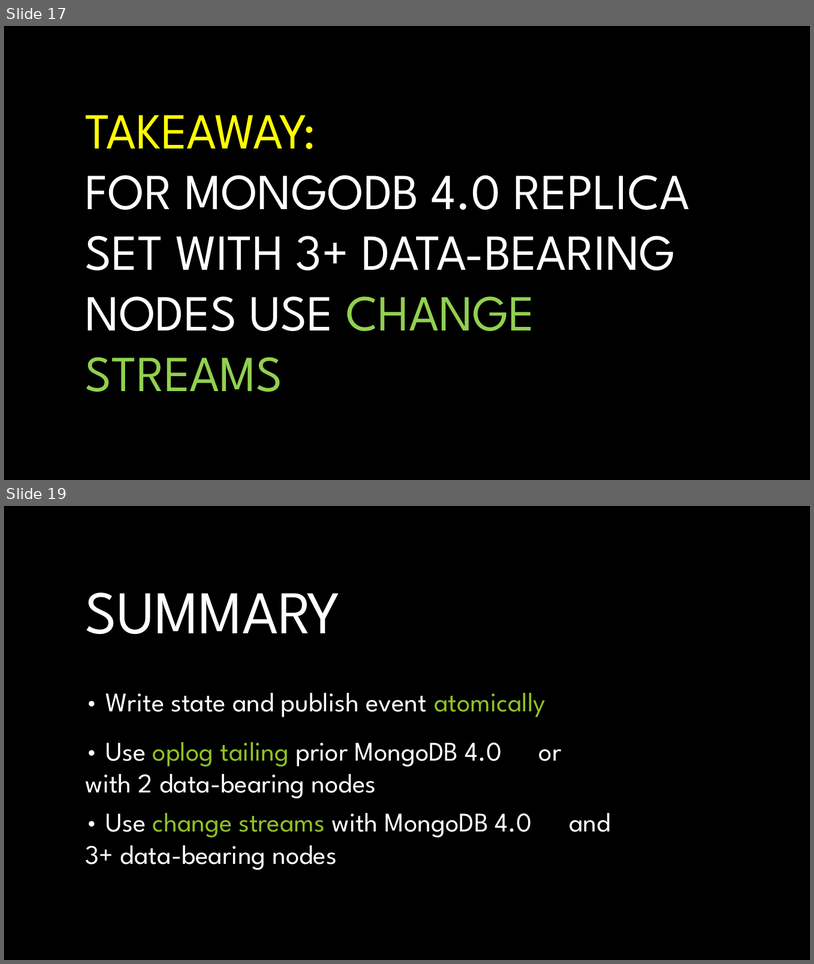
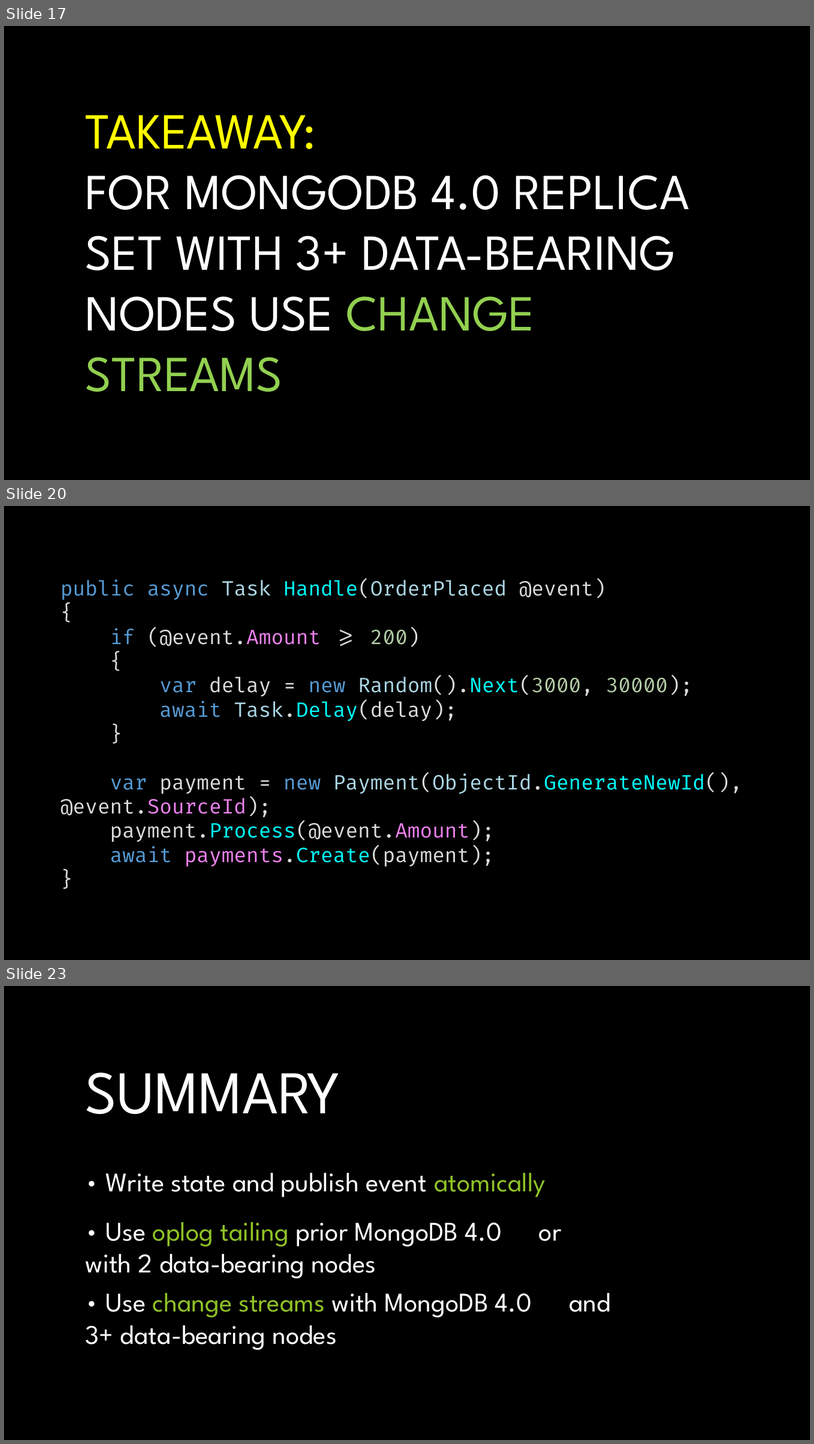
Before and after one commit to andrii-litvinov/event-driven-mongodb, a slide deck: t18-event-mongodb.pptx. Shown one above the other, each under a label of ours: slides 17 and 19 before the commit, slides 17, 20 and 23 after it; the slides between them are not shown. The pictures are 814x964 and 814x1444 pixels, drawn with LibreOffice and Linux fonts; fonts in the diff are those of the drawing; background and template pictures are left out. Boxes give left, top, right and bottom in pixels: in the first picture for what was removed or moved away, otherwise in the second. Text is boxed around its words. In the diff, an @@ line names an element or a change of style, - is before the commit and + after.

```diff
--- a/t18-event-mongodb.pptx
+++ b/t18-event-mongodb.pptx
@@ slide 20 added at bbox=[4, 506, 810, 960], background picture (left out) @@
@@ text added at bbox=[60, 579, 743, 867], 24 pt, text #DCDCDC @@
+public async Task Handle(OrderPlaced @event)
+{
+if (@event.Amount >= 200)
+{
+var delay = new Random().Next(3000, 30000);
+await Task.Delay(delay);
+}
+var payment = new Payment(ObjectId.GenerateNewId(), @event.SourceId);
+payment.Process(@event.Amount);
+await payments.Create(payment);
+}
@@ what was slide 19 is now slide 23 @@
```
Also in this commit, not shown: 1 slide changed, 4 other slides added, 1 slide removed, 1 other file.
